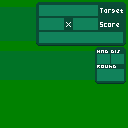
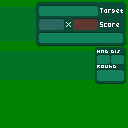
The second 128px x 128px image is a revision of the first. Changes to its layers:
painted on "Layer 3" over bbox(39, 5, 124, 81)
